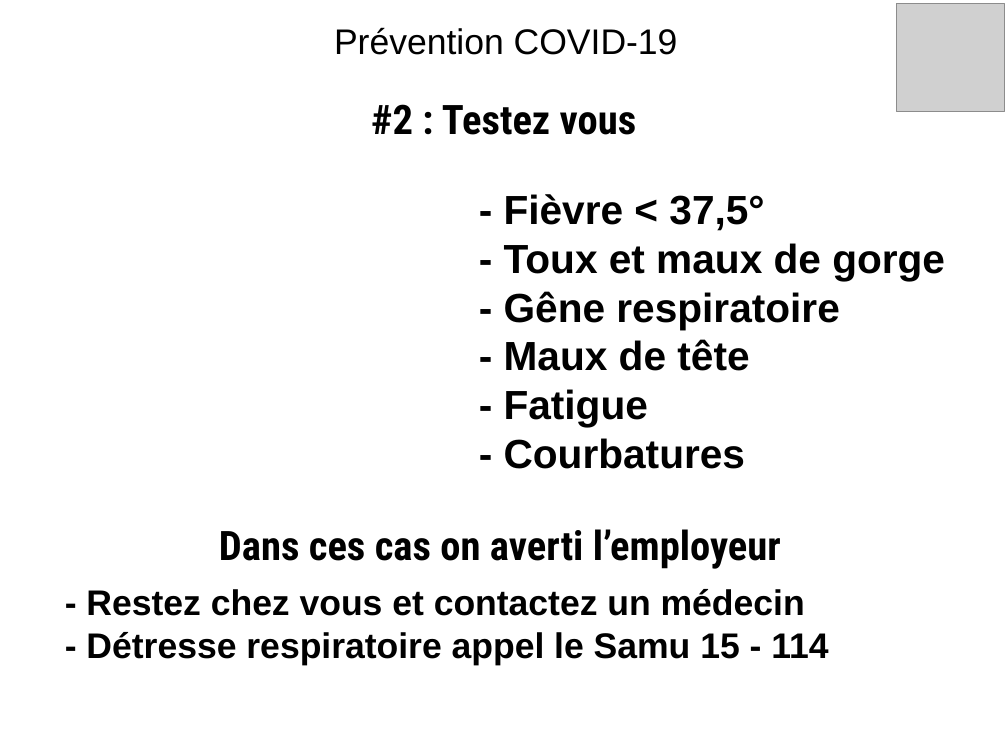
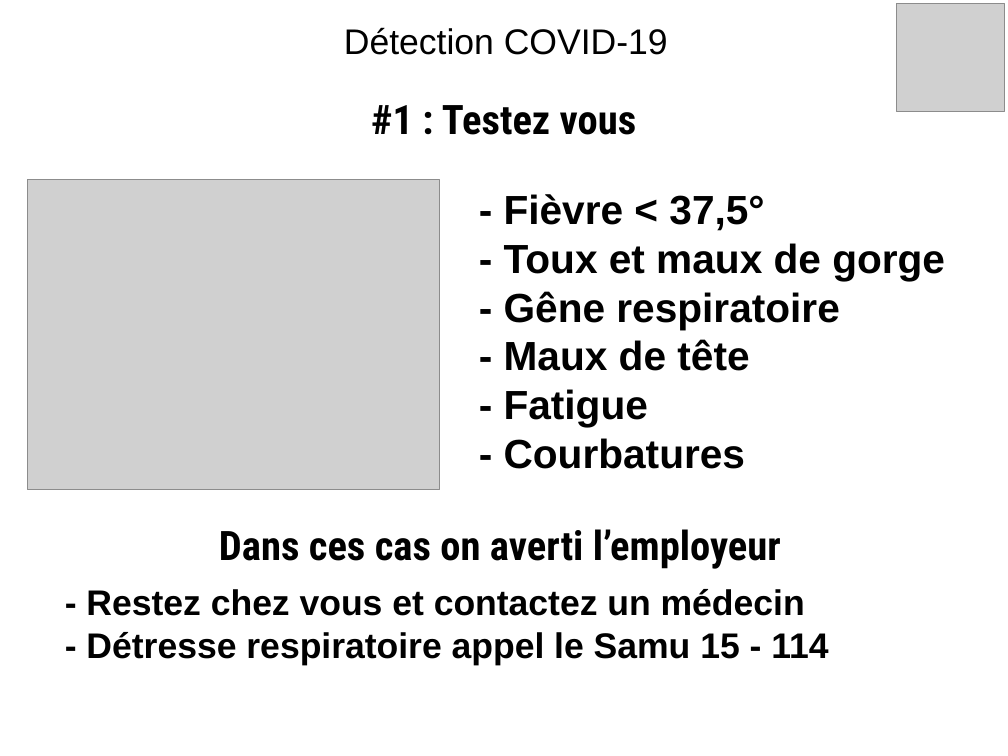
Before and after one commit to Evarisk/bibliotheque-media-risque, a slide deck: slide 1 of causerie/produits-emissions-dechets/prevention-detection-covid-19/prevention-detection-covid-19.odp (slide 2 before the commit). Drawn at 1008x756 pixels with LibreOffice and Linux fonts; fonts in the diff are those of the drawing; grey boxes stand for pictures; background and template pictures are left out. Boxes give left, top, right and bottom in pixels: in the first picture for what was removed or moved away, otherwise in the second. Text is boxed around its words. In the diff, an @@ line names an element or a change of style, - is before the commit and + after.

```diff
--- a/causerie/produits-emissions-dechets/prevention-detection-covid-19/prevention-detection-covid-19.odp
+++ b/causerie/produits-emissions-dechets/prevention-detection-covid-19/prevention-detection-covid-19.odp
@@ title at <box>344,27,668,55</box>: text changed @@
-Prévention COVID-19
+Détection COVID-19
@@ title at <box>371,105,637,135</box>: text changed @@
-#2 : Testez vous
+#1 : Testez vous
@@ picture added at <box>27,179,439,490</box> @@
```
Also in this commit, not shown: 2 other slides changed, 1 slide added, 1 slide removed.
